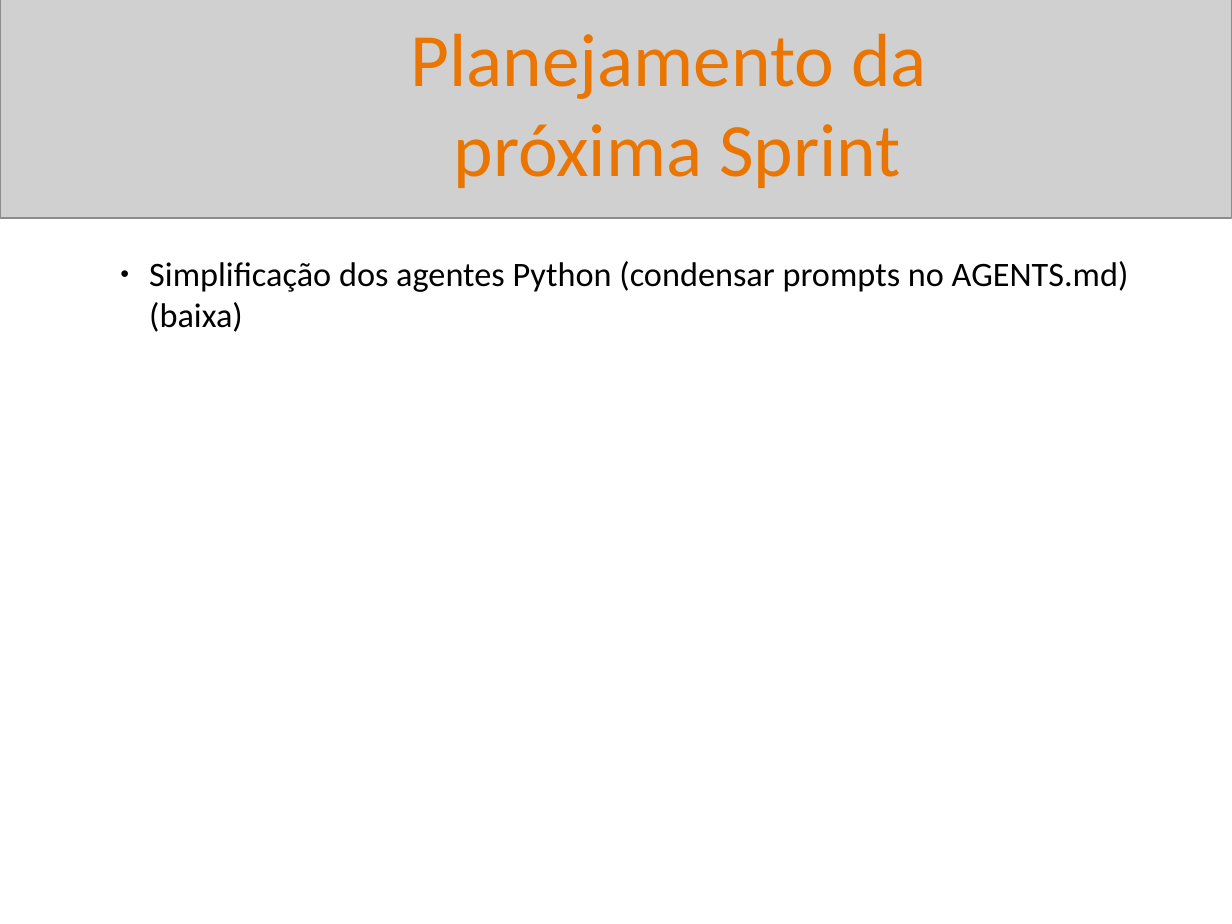
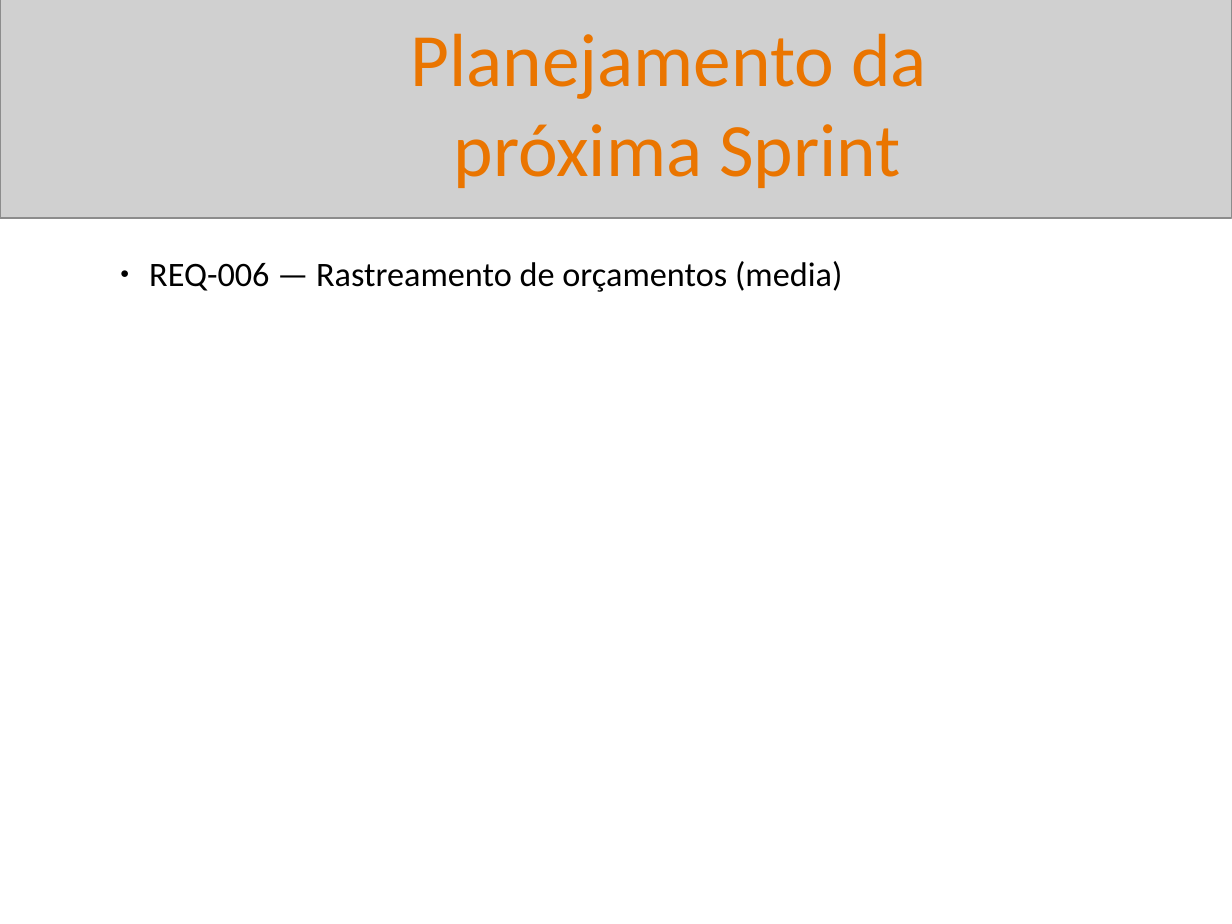
Before and after one commit to BetoFigu66/AgenteAssistenteDeVendas, a slide deck: slide 27 of artefatos/gerente_de_projetos/reports/sprint_02_20260510_Interno.pptx (slide 18 before the commit). Drawn at 1232x924 pixels with LibreOffice and Linux fonts; fonts in the diff are those of the drawing; grey boxes stand for pictures. Boxes give left, top, right and bottom in pixels: in the first picture for what was removed or moved away, otherwise in the second. Text is boxed around its words. In the diff, an @@ line names an element or a change of style, - is before the commit and + after.

```diff
--- a/artefatos/gerente_de_projetos/reports/sprint_02_20260510_Interno.pptx
+++ b/artefatos/gerente_de_projetos/reports/sprint_02_20260510_Interno.pptx
@@ subtitle at [149, 261, 842, 292]: text changed @@
-● Simplificação dos agentes Python (condensar prompts no AGENTS.md) (baixa)
+● REQ-006 — Rastreamento de orçamentos (media)
```
Also in this commit, not shown: 6 other slides changed, 9 slides added, 15 other files.
